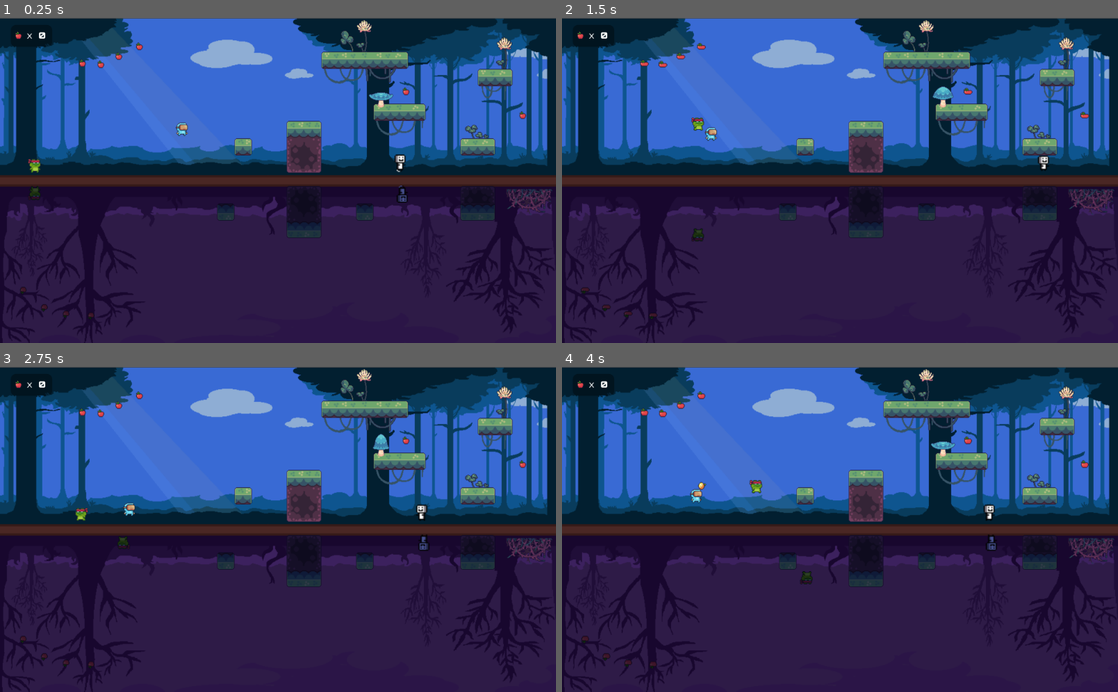
Above: before the commit, frames 1-4 (two rows, left to right).
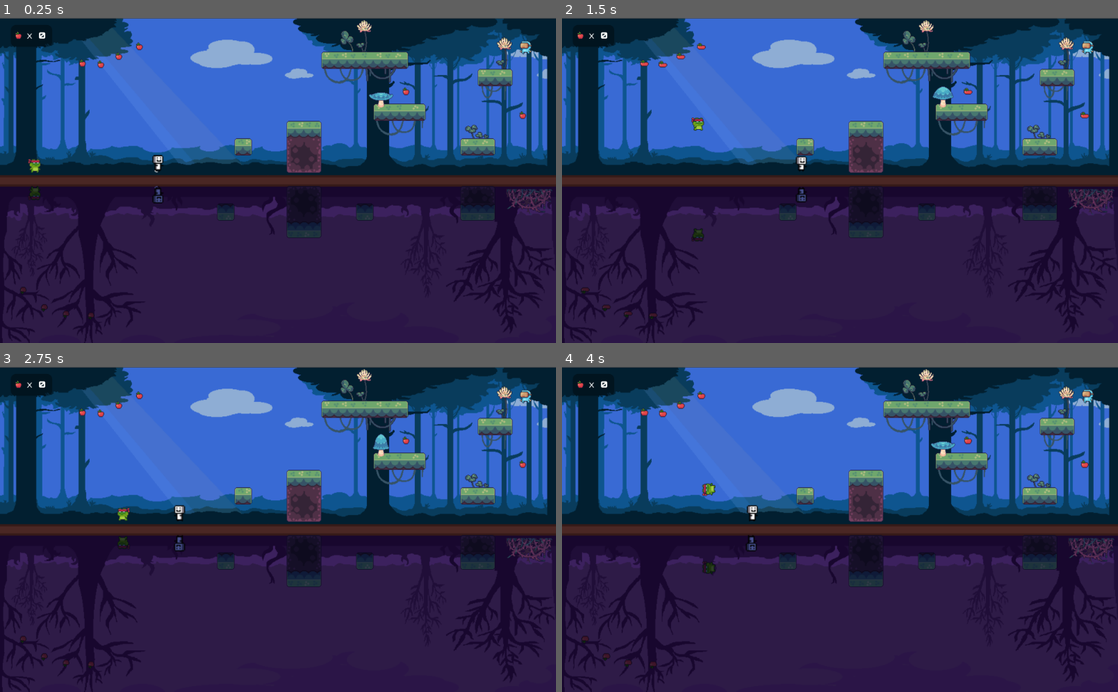
Above: after the commit, the same moments.

Repository: luisfrm/mirrors
Game: Godot game, scene res://src/scenes/Level_2.tscn
Two runs of this game, one before a commit and one after it. Both use one fixed random seed, a clock stepped at 60 frames per second and the inputs below. This scene is started directly instead of the project's main scene.
Inputs:
- Up to frame 1 (0.25 s): no input
- Up to frame 2 (1.5 s): hold Right (ui_right) from 0.53 s (still down); tap Space (ui_select) at 0.77 s
- Up to frame 3 (2.75 s): tap Space (ui_select) at 1.52 s; release Right (ui_right) at 2.03 s; hold Left (ui_left) from 2.03 s (still down)
- Up to frame 4 (4 s): release Left (ui_left) at 2.78 s; hold Right (ui_right) from 2.78 s (still down); tap Space (ui_select) at 3.02, 3.77 s

The runs differ from the first frame. In frame 1, 0.4% of the frame differs, in the area x 27-96%, y 7-58%; in frame 2, 0.4%; in frame 3, 0.5%; in frame 4, 0.7%, in the area x 23-96%, y 6-67%.
Error after the commit: Invalid call. Nonexistent function '_set_playing' in base 'AnimatedSprite'. (res://src/Characters/Character.gd:58)

Commit message:
level 2 updates

Diff:
--- a/src/scenes/Level_2.tscn
+++ b/src/scenes/Level_2.tscn
@@ -194,7 +194,7 @@
 
 [node name="Enemy1" parent="." instance=ExtResource( 4 )]
 modulate = Color( 0.27451, 0.309804, 0.552941, 1 )
-position = Vector2( 710, 307 )
+position = Vector2( 260, 308 )
 scale = Vector2( -1, -1 )
 
 [node name="Path2D" type="Path2D" parent="Enemy1"]
@@ -232,11 +232,12 @@
 scale = Vector2( 0.8, 1 )
 
 [node name="Enemy2" parent="." instance=ExtResource( 4 )]
-position = Vector2( 706, 250 )
+position = Vector2( 260, 251 )
 scale = Vector2( -1, 1 )
 
 [node name="Enemy3" parent="." instance=ExtResource( 13 )]
-position = Vector2( 344, 168 )
+position = Vector2( 958, 17 )
+scale = Vector2( -1, 1 )
 
 [connection signal="coin_collected" from="Coins/Coin1" to="HUD" method="_on_coin_collected" flags=6]
 [connection signal="coin_collected" from="Coins/Coin9" to="HUD" method="_on_coin_collected" flags=6]
